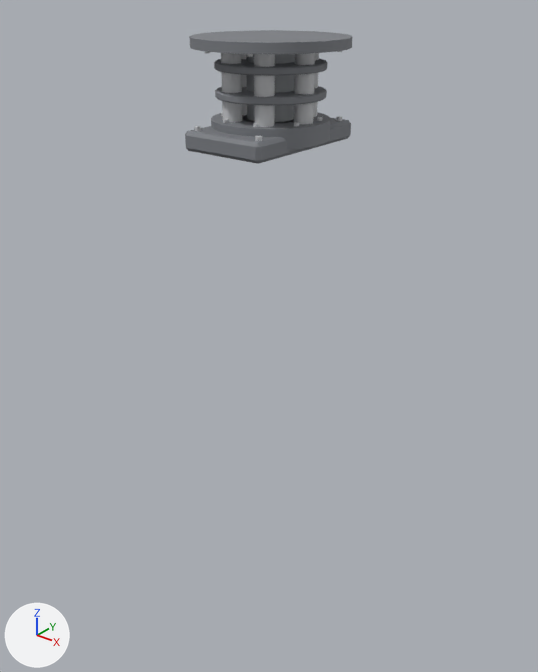
An edit to the OBJ model assets/models/equipment/cobretty_er5_reactor/LOD0/er5_heat_pipe_column.obj, drawn before and after from the same camera.
Both versions are drawn from a camera (50 mm lens) standing at (2.81, -3.52, 2.41) and looking at (-0.06, 0.06, 0.19). The axes (+X, +Y, +Z) are drawn at lower left. The lights are the same throughout. The first picture is the older version. Where no turn or scale is listed for an object, it has been applied to the vertices. Vertices at exactly the same position are counted once.

In view in the first picture: 'er5_heat_pipe_column'.
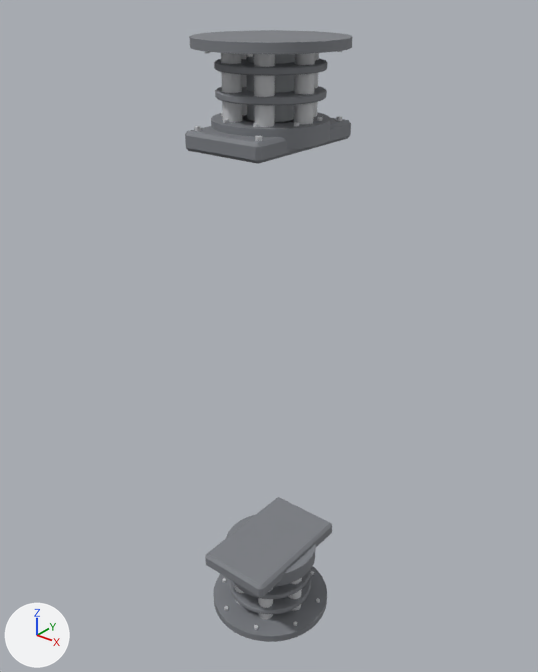
The edits, one by one:
me_er5_heat_pipe_column is used by ob_er5_heat_pipe_column; location (0.0, 0.0, 0.0).
me_er5_heat_pipe_column had 1484 vertices, 1658 faces and spanned x -0.455..0.455, y -0.455..0.455, z 1.498..2.1.
me_er5_heat_pipe_column now has 2968 vertices, 3316 faces and spans x -0.455..0.455, y -0.455..0.455, z -2.1..2.1.
me_er5_heat_pipe_column part 1: the loose piece of 24 vertices spanning x -0.28..0.28, y -0.455..0.455, z 1.498..1.61 is copied, and the copy is mirrored in z about the mesh origin; it spans x -0.28..0.28, y -0.455..0.455, z -1.61..-1.498.
me_er5_heat_pipe_column part 2: the loose piece of 228 vertices spanning x -0.455..0.455, y -0.455..0.455, z 1.54..2.1 is copied, and the copy is mirrored in z about the mesh origin; it spans x -0.455..0.455, y -0.455..0.455, z -2.1..-1.54.
me_er5_heat_pipe_column part 3: a new loose piece, a 16-sided cylinder along z spanning x 0.182..0.294, y -0.056..0.056, z -2.044..-1.652, in mat_eq_steel (light grey #c8cacd).
me_er5_heat_pipe_column part 4: a new loose piece, a 16-sided cylinder along z spanning x 0.063..0.175, y -0.262..-0.15, z -2.044..-1.652, in mat_eq_steel (light grey #c8cacd).
me_er5_heat_pipe_column part 5: the loose piece of 384 vertices spanning x -0.322..0.322, y -0.322..0.322, z 1.771..1.813 is copied, and the copy is mirrored in z about the mesh origin; it spans x -0.322..0.322, y -0.322..0.322, z -1.813..-1.771.
me_er5_heat_pipe_column part 6: the loose piece of 384 vertices spanning x -0.322..0.322, y -0.322..0.322, z 1.925..1.967 is copied, and the copy is mirrored in z about the mesh origin; it spans x -0.322..0.322, y -0.322..0.322, z -1.967..-1.925.
Other edits to the shape of me_er5_heat_pipe_column do not show in these pictures.

What differs and where, as boxes [x1, y1, x2, y2] in the pictures (538 x 672 px):
'er5_heat_pipe_column', reshaped (354% taller): before [185, 30, 352, 164]; after [185, 30, 352, 642]
part 1 of me_er5_heat_pipe_column, added: after [205, 497, 332, 597]
part 2 of me_er5_heat_pipe_column, added: after [214, 515, 327, 642]
part 3 of me_er5_heat_pipe_column, added (mostly hidden): after [288, 578, 302, 611]
part 4 of me_er5_heat_pipe_column, added: after [258, 588, 273, 619]
part 5 of me_er5_heat_pipe_column, added: after [234, 569, 311, 599]
part 6 of me_er5_heat_pipe_column, added: after [230, 578, 311, 614]
